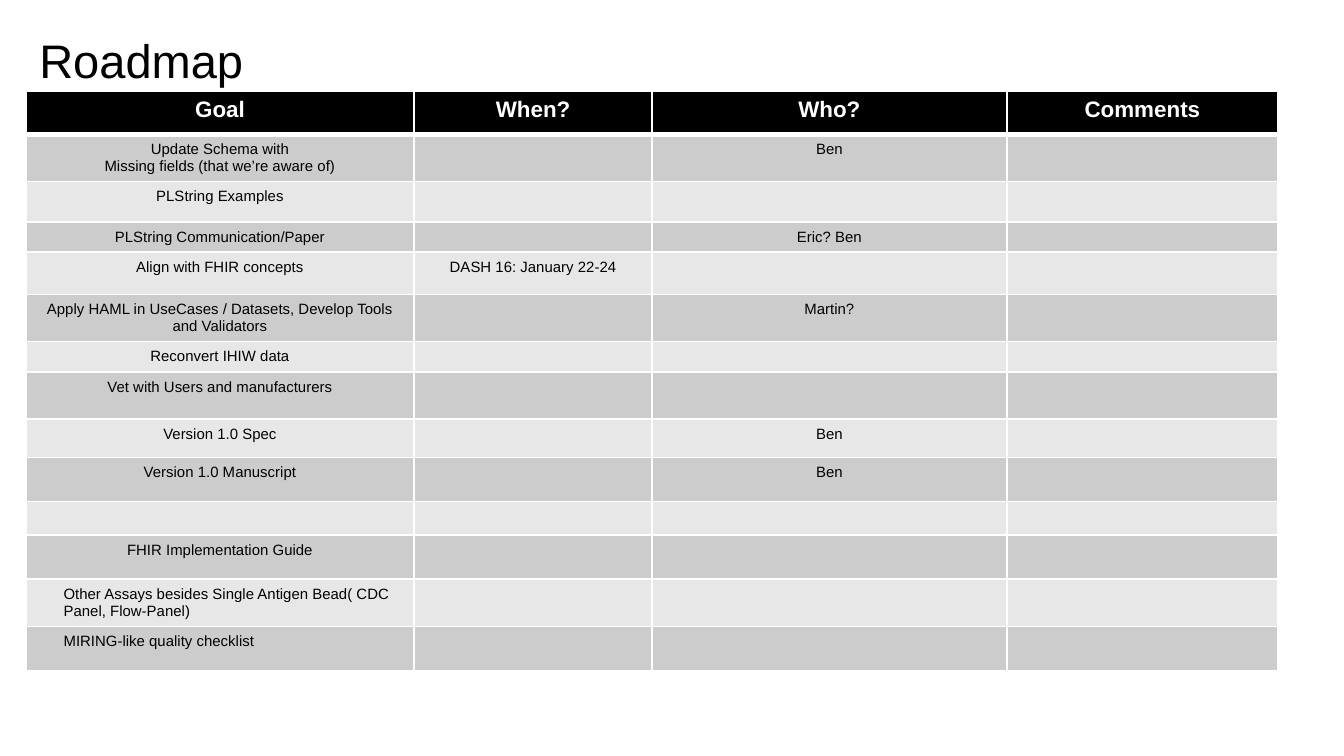
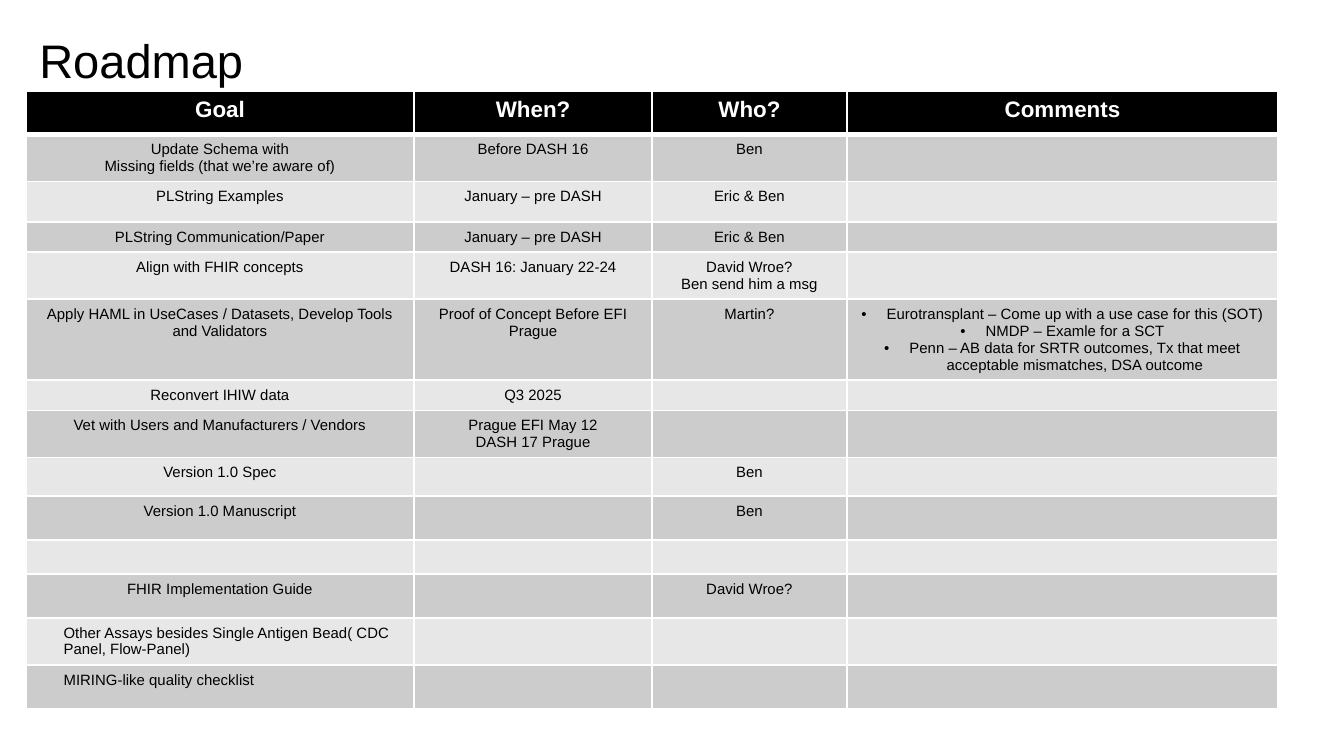
Before and after one commit to bmatern/haml, a slide deck: slide 8 of notes/HAML.WorkingGroup.2024.12.12.pptx. Drawn at 1344x756 pixels with LibreOffice and Linux fonts; fonts in the diff are those of the drawing. Boxes give left, top, right and bottom in pixels: in the first picture for what was removed or moved away, otherwise in the second. Text is boxed around its words. In the diff, an @@ line names an element or a change of style, - is before the commit and + after.

Commit message:
fix ppt

```diff
--- a/notes/HAML.WorkingGroup.2024.12.12.pptx
+++ b/notes/HAML.WorkingGroup.2024.12.12.pptx
@@ table at (x1=26, y1=91, x2=1278, y2=724) @@
-row 2, column 2: 
+row 2, column 2: Before DASH 16
-row 3, column 2: 
+row 3, column 2: January – pre DASH
-row 3, column 3: 
+row 3, column 3: Eric & Ben
-row 4, column 2: 
+row 4, column 2: January – pre DASH
-row 4, column 3: Eric? Ben
+row 4, column 3: Eric & Ben
-row 5, column 3: 
+row 5, column 3: David Wroe? / Ben send him a msg
-row 6, column 2: 
+row 6, column 2: Proof of Concept Before EFI Prague
-row 6, column 4: 
+row 6, column 4: Eurotransplant – Come up with a use case for this (SOT) / NMDP – Examle for a SCT / Penn – AB data for SRTR outcomes, Tx that meet acceptable mismatches, DSA outcome
-row 7, column 2: 
+row 7, column 2: Q3 2025
-row 8, column 1: Vet with Users and manufacturers
+row 8, column 1: Vet with Users and Manufacturers / Vendors
-row 8, column 2: 
+row 8, column 2: Prague EFI May 12 / DASH 17 Prague
-row 12, column 3: 
+row 12, column 3: David Wroe?
```
Also in this commit, not shown: 1 other slide changed.
